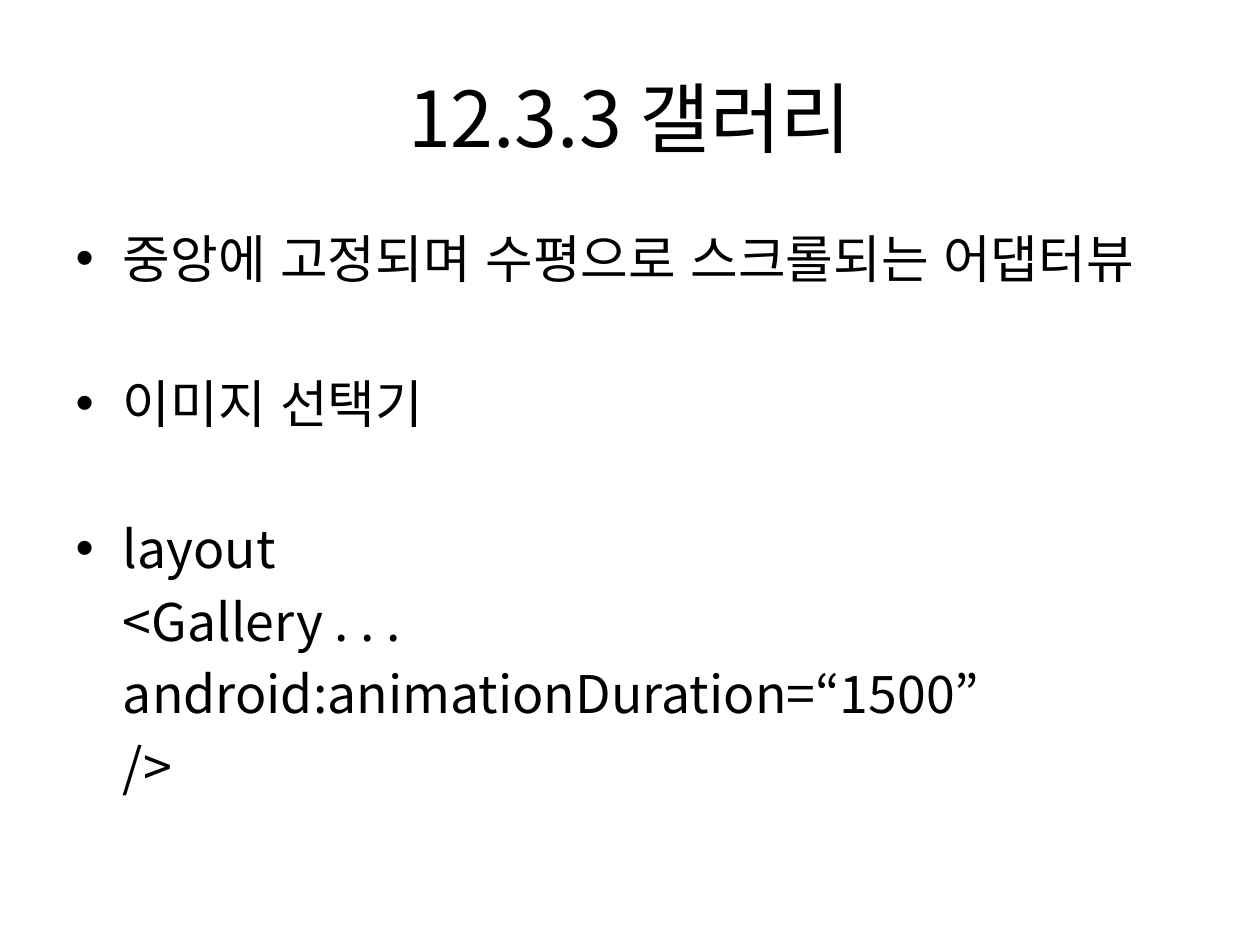
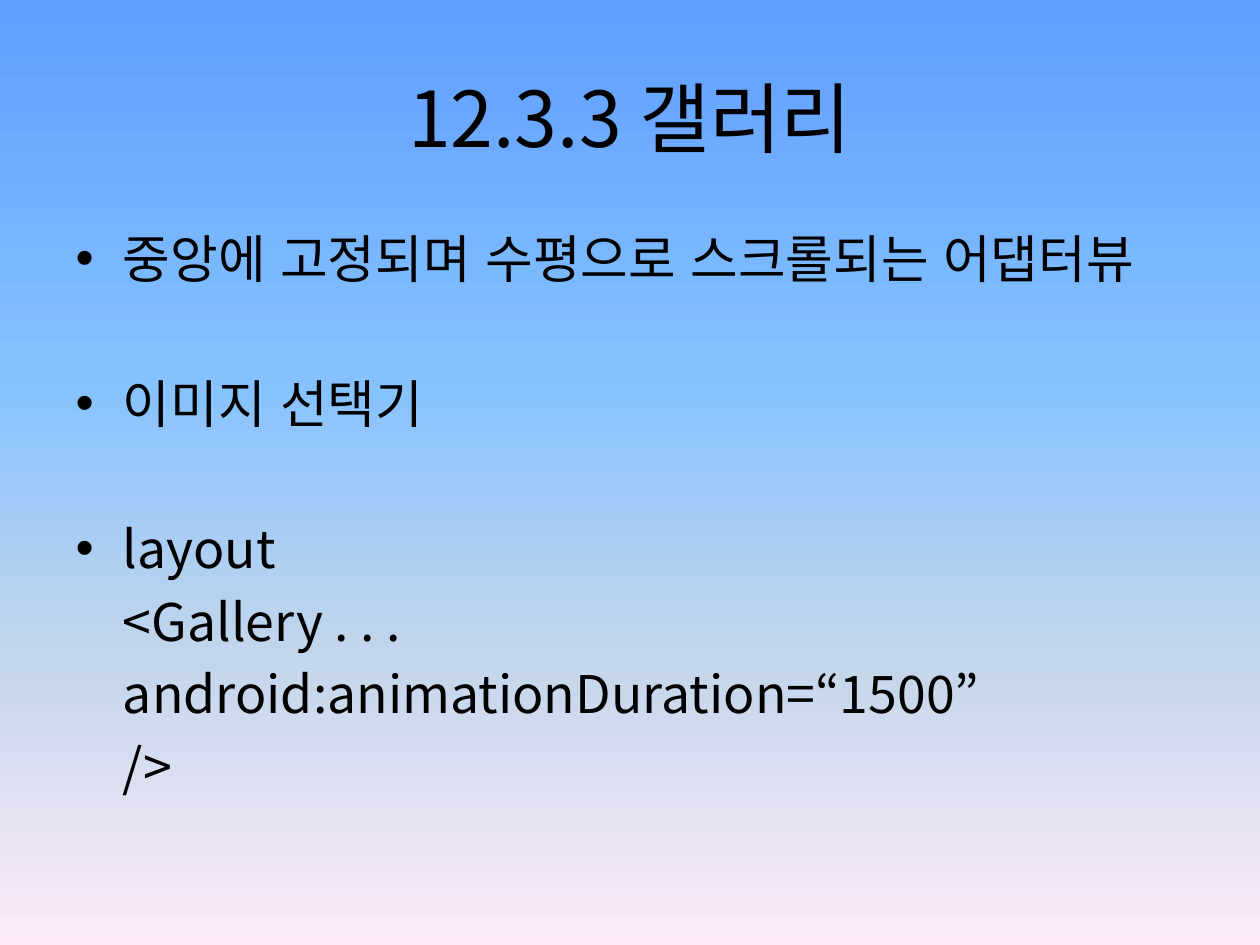
Before and after one commit to dummyFirst/NHK_Japanese, a slide deck: slide 26 of Android/안드로이드 프로그래밍 정복/Chapter12 어댑터뷰.pptx (slide 25 before the commit). Drawn at 1260x945 pixels with LibreOffice and Linux fonts; fonts in the diff are those of the drawing. Boxes give left, top, right and bottom in pixels: in the first picture for what was removed or moved away, otherwise in the second. Text is boxed around its words. In the diff, an @@ line names an element or a change of style, - is before the commit and + after.

```diff
--- a/Android/안드로이드 프로그래밍 정복/Chapter12 어댑터뷰.pptx
+++ b/Android/안드로이드 프로그래밍 정복/Chapter12 어댑터뷰.pptx
@@ background #FFFFFF to gradient #5E9EFF to #85C2FF to #C4D6EB to #FFEBFA @@
```
Also in this commit, not shown: 8 other slides changed, 2 slides added, 1 slide removed.
